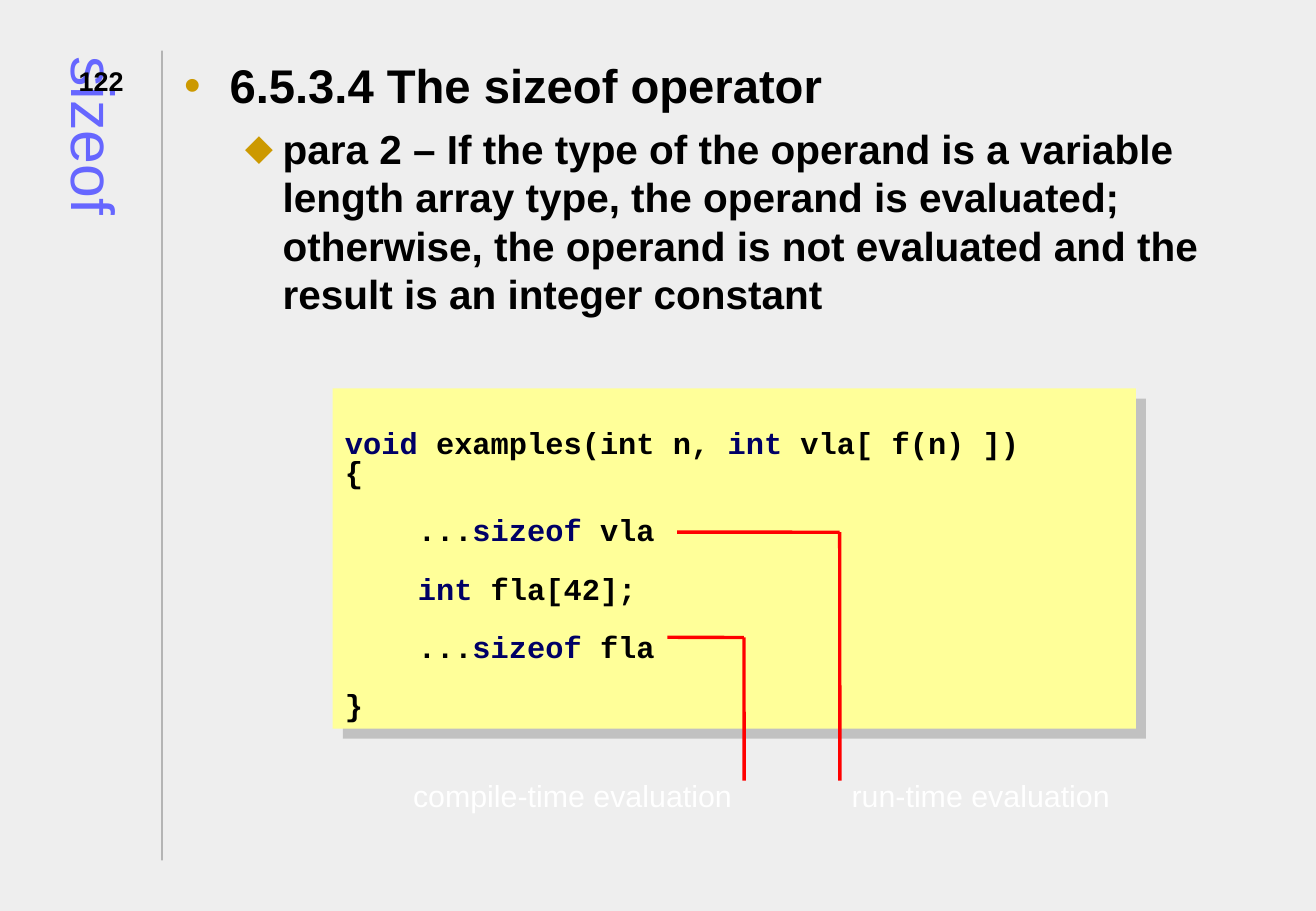
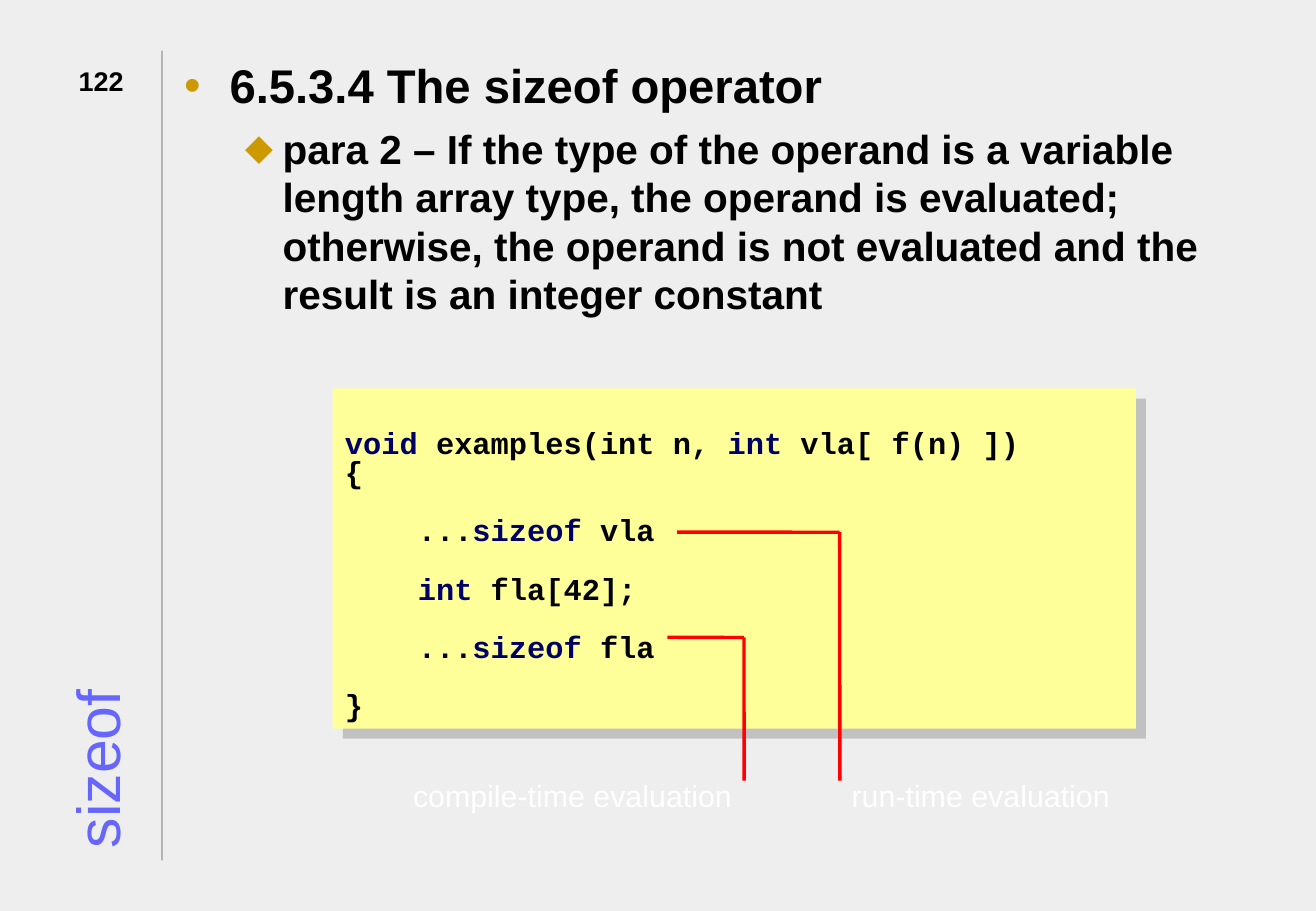
Before and after one commit to JonJagger/two-day-courses, a slide deck: slide 122 of ca/CAdvanced.odp. Drawn at 1316x911 pixels with LibreOffice and Linux fonts; fonts in the diff are those of the drawing. Boxes give left, top, right and bottom in pixels: in the first picture for what was removed or moved away, otherwise in the second. Text is boxed around its words. In the diff, an @@ line names an element or a change of style, - is before the commit and + after.

Commit message:
Change background and font colors, step 2

```diff
--- a/ca/CAdvanced.odp
+++ b/ca/CAdvanced.odp
@@ title "sizeof": place and size @@
-title "sizeof" at box(59, 72, 127, 211)
+title "sizeof" at box(66, 709, 134, 844)
@@ title "sizeof" at box(66, 709, 134, 844): rotation 0 to 270 degrees @@
```
Also in this commit, not shown: 100 other slides changed.
